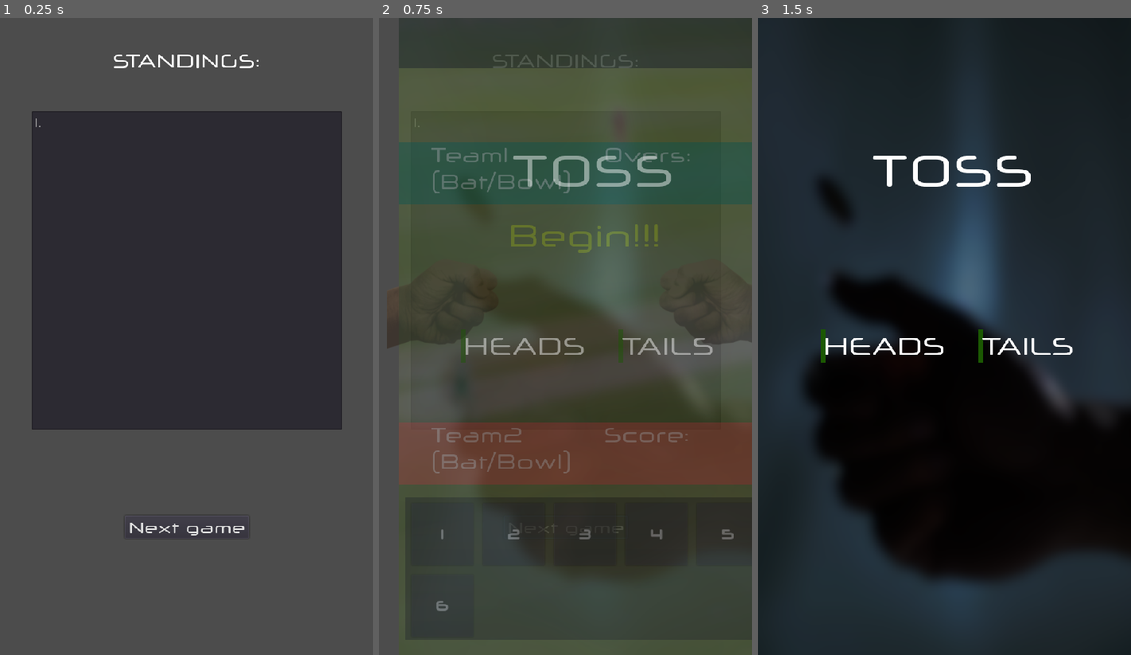
Above: before the commit, frames 1-3 (left to right).
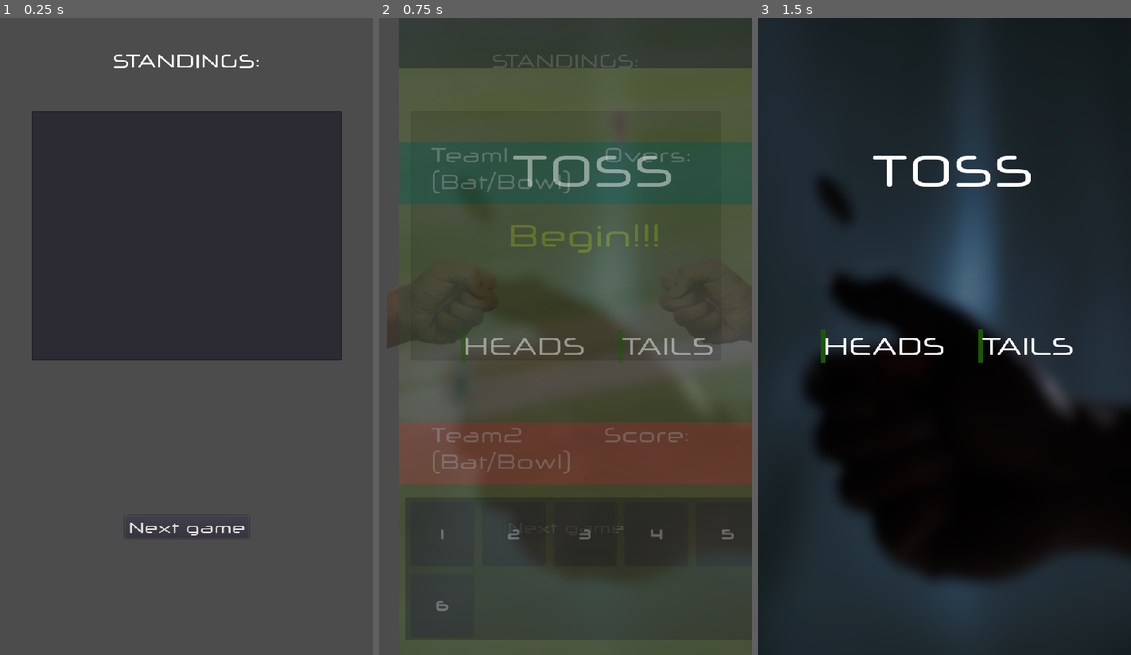
Above: after the commit, the same moments.

Repository: VivekThazhathattil/Simple-Cricket
Game: Godot game, scene res://scenes/group_stage.tscn
The game is run twice, just before and just after one commit, with the same random seed, the same clock (stepped at 60 frames per second) and the same inputs. This scene is started directly instead of the project's main scene.
Inputs (mouse positions are in pixels of both pictures, inside the frame that each line leads up to):
- Up to frame 1 (0.25 s): no input
- Up to frame 2 (0.75 s): click "Next game" at 0.5 s
- Up to frame 3 (1.5 s): click (944, 43) at 1.27 s

The runs differ from the first frame. In frame 1, 9.0% of the frame differs, in the area x 8-92%, y 15-65%; in frame 2, less than 0.1%; in frame 3, nothing differs.
Error before the commit: Invalid get index 'team_list' (on base: 'Nil'). (res://save.gd:74)
Error after the commit: Invalid get index 'team_list' (on base: 'Nil'). (res://save.gd:75)

Commit message:
fix table in descending order

Diff:
--- a/save.gd
+++ b/save.gd
@@ -29,6 +29,7 @@
 var team_wins = [0, 0, 0, 0, 0, 0, 0, 0, 0, 0]
 var team_losses = [0, 0, 0, 0, 0, 0, 0, 0, 0, 0]
 var team_draws = [0, 0, 0, 0, 0, 0, 0, 0, 0, 0]
+var team_probs = [0,8,0,10,10,8,7,6,6,4]
 var my_team = "none"
 var curr_opponent = "none"
 var save_data_tournament = {
--- a/scenes/group_stage.gd
+++ b/scenes/group_stage.gd
@@ -24,7 +24,8 @@
 
 func _print_table():
 	$ItemList.clear()
-	for i in range(10):
+	var sorted_idx_arr = _sort_table()
+	for i in sorted_idx_arr:
 		$ItemList.add_item(str(i+1)+".")
 		$ItemList.add_item(team_list[i])
 		$ItemList.add_item(str(team_wins[i]))
@@ -32,6 +33,28 @@
 		$ItemList.add_item(str(team_losses[i]))
 		$ItemList.add_item(str(team_wins[i]*3+team_draws[i]))
 #		$ItemList.add_item(str(i+1)+ ") " + team_list[i] + "\\t" +str(team_wins[i]) + "    " + str(team_draws[i]) + "    " + str(team_losses[i]) + "    " + str(team_wins[i]*3+team_draws[i]))
+
+func _sort_table():
+	var point_arr = []
+	var idx_arr = []
+	for i in range(10):
+		point_arr.append(team_wins[i]*3+team_draws[i])
+	var dup_arr = [] + point_arr
+	point_arr.sort()
+	var i = 0
+	var j
+	while i < 10:
+		j = 0
+		while j < 10:
+			if dup_arr[j] == point_arr[i]:
+				idx_arr.append(j)
+				dup_arr[j] = -1
+				break
+			else:
+				j += 1
+		i += 1
+	idx_arr.invert()
+	return idx_arr
 
 func _group_stage_handler():
 	if idx == -1:
@@ -49,6 +72,10 @@
 	var opp_idx = _find_idx_of_team($save.read_save(2,"curr_opponent"))
 	var i = 0
 	var j = 9
+	var les
+	var hi
+	var les_idx
+
 	while true:
 		if i == j:
 			break;
@@ -57,16 +84,39 @@
 		elif j == my_idx or j == opp_idx:
 			j -= 1
 		else:
-			var res = randi()%11
-			if res == 5: # drawn
+			if $save.team_probs[i] < $save.team_probs[j]:
+				les = $save.team_probs[i]
+				hi = $save.team_probs[j]
+				les = float(les)/(les+hi)
+				hi = float(hi)/(les + hi)
+				les_idx = i
+			else:
+				les = $save.team_probs[j]
+				hi = $save.team_probs[i]
+				les = float(les)/(les+hi)
+				hi = float(hi)/(les+hi)
+				les_idx = j
+			var res = randf()
+			print("res = " + str(res) + " for teams " + $save.team_list[i] + " and " + $save.team_list[j])
+			print("team_probs : " + $save.team_list[i] + " " + str($save.team_probs[i]))
+			print("team_probs : " + $save.team_list[j] + " " + str($save.team_probs[j]))
+			if int(res) == 0.5: # drawn
 				team_draws[i] += 1
 				team_draws[j] += 1
-			elif res < 5: # 'i' won
-				team_wins[i] += 1
-				team_losses[j] += 1
+			elif res > les:
+				if les_idx == i:
+					team_wins[j] += 1
+					team_losses[i] += 1
+				else:
+					team_wins[i] += 1
+					team_losses[j] += 1
 			else:
-				team_wins[j] += 1
-				team_losses[i] += 1
+				if les_idx == i:
+					team_wins[i] += 1
+					team_losses[j] += 1
+				else:
+					team_wins[j] += 1
+					team_losses[i] += 1
 			if abs(i-j) == 1:
 				break;
 			i += 1
--- a/scenes/group_stage.tscn
+++ b/scenes/group_stage.tscn
@@ -35,9 +35,9 @@
 [node name="ItemList" type="ItemList" parent="."]
 margin_left = 50.0
 margin_top = 150.0
-margin_right = 500.0
-margin_bottom = 662.0
-rect_min_size = Vector2( 500, 512 )
+margin_right = 550.0
+margin_bottom = 550.0
+rect_min_size = Vector2( 500, 0 )
 custom_fonts/font = SubResource( 4 )
 max_columns = 6
 fixed_column_width = 70
--- a/scripts/base_game.gd
+++ b/scripts/base_game.gd
@@ -55,7 +55,7 @@
 		opp_name = $save.read_save(2, "curr_opponent")
 		print("my_name is " +my_name)
 		print("curr_opponent is " + opp_name)
-		over_max = 5
+		over_max = 1
 	else:
 		get_node("/root/menu/bg_music").playing = false
 		over_max = get_node("/root/menu").no_overs
